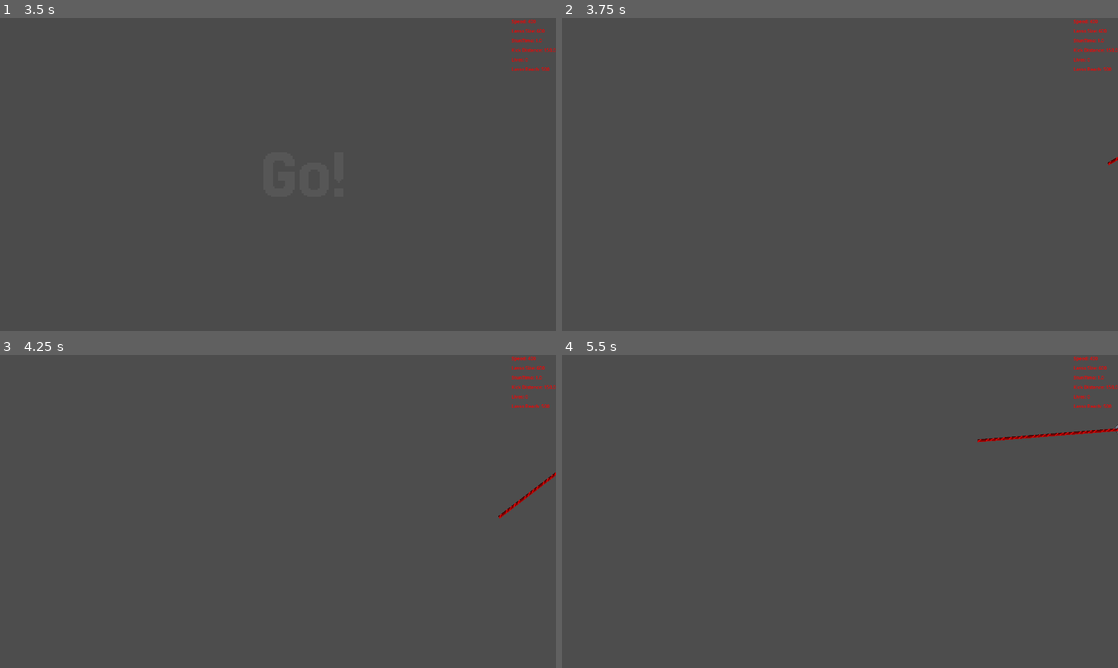
Above: before the commit, frames 1-4 (two rows, left to right).
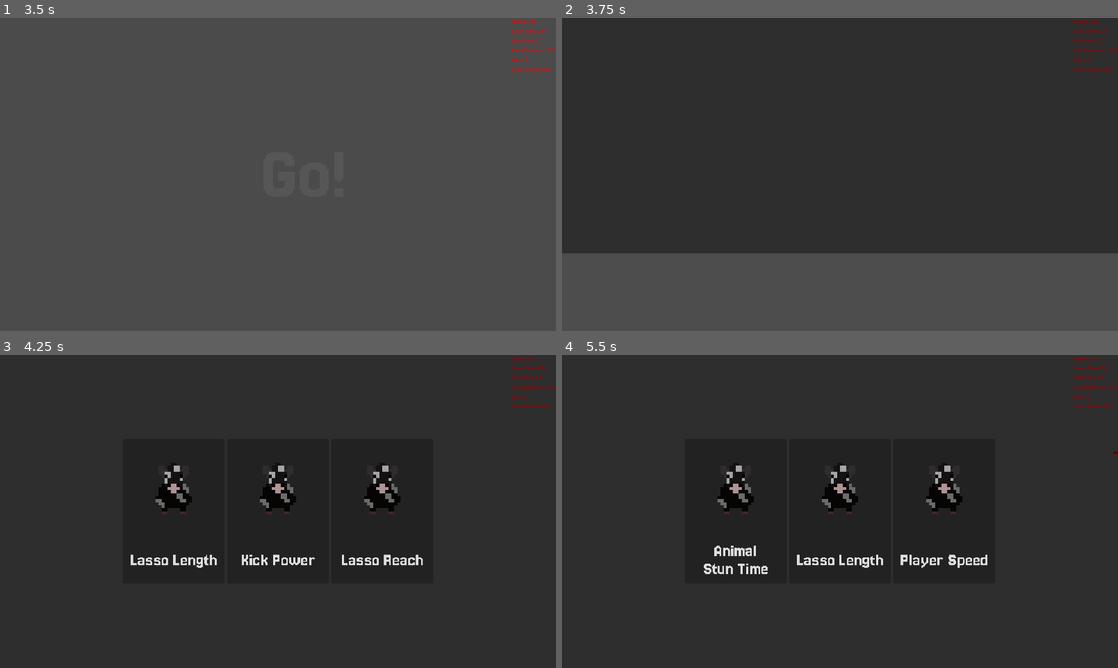
Above: after the commit, the same moments.

Repository: kinghos/GMTK-Game-Jam-2025
Game: Godot game, scene res://scenes/levels/base_level.tscn
Same seed, same stepped clock (60 frames per second), same inputs: the game is played once before the commit and once after it. This scene is started directly instead of the project's main scene.
Inputs (mouse positions are in pixels of both pictures, inside the frame that each line leads up to):
- Up to frame 1 (3.5 s): move the mouse to (400, 158) at 0.52 s; hold Right (Right) 0.53-1.28 s; hold Space (Kick) 0.53-1.28 s; click (400, 158) at 0.67 s; move the mouse to (166, 190) at 1.27 s; hold S (Down) 1.28-2.03 s; tap Space (Kick) at 1.35, 2.85 s; move the mouse to (333, 105) at 2.02 s; hold Right (Right) 2.03-2.78 s; hold Space (Kick) 2.03-2.78 s; move the mouse to (250, 237) at 2.77 s; hold Up (Up) from 2.78 s (still down); click (250, 237) at 2.92 s
- Up to frame 2 (3.75 s): move the mouse to (1006, 221) at 3.52 s; release Up (Up) at 3.53 s; hold Left (Left) from 3.53 s (still down); hold Space (Kick) from 3.53 s (still down)
- Up to frame 3 (4.25 s): keep holding Left (Left); keep holding Space (Kick)
- Up to frame 4 (5.5 s): release Left (Left) at 4.25 s; release Space (Kick) at 4.25 s; click (734, 511) at 4.25 s, where only the run after the commit has a clickable "Lasso Length"; move the mouse to (673, 464) at 5.02 s; hold Left (Left) from 5.03 s (still down); tap Space (Kick) at 5.1 s

Frame 1 is identical in both runs. In frame 2, 75% of the frame differs, in the area x 0-100%, y 0-76%; in frame 3, 100%, in the area x 0-100%, y 0-100%; in frame 4, 100%.

Commit message:
Level transition done

Diff:
--- a/scenes/Player.tscn
+++ b/scenes/Player.tscn
@@ -1,17 +1,17 @@
 [gd_scene load_steps=6 format=3 uid="uid://t3b5gcmdq0w2"]
 
 [ext_resource type="Script" uid="uid://b3fn543w2od6l" path="res://scenes/player.gd" id="1_p0vlq"]
-[ext_resource type="Texture2D" uid="uid://brj7y667qscpi" path="res://assets/graphics/misc/menu_arrow.png" id="2_v6fml"]
+[ext_resource type="Texture2D" uid="uid://cxwy30oynw0ag" path="res://assets/graphics/sprites/loopus.png" id="2_3li8b"]
 [ext_resource type="Script" uid="uid://b12hvo60xfyeq" path="res://scenes/camera_2d.gd" id="3_3li8b"]
 
 [sub_resource type="RectangleShape2D" id="RectangleShape2D_kyqiw"]
-size = Vector2(24, 28)
+size = Vector2(44, 58)
 
 [sub_resource type="SpriteFrames" id="SpriteFrames_gntrk"]
 animations = [{
 "frames": [{
 "duration": 1.0,
-"texture": ExtResource("2_v6fml")
+"texture": ExtResource("2_3li8b")
 }],
 "loop": true,
 "name": &"new_animation",
@@ -24,7 +24,7 @@
 script = ExtResource("1_p0vlq")
 
 [node name="CollisionShape2D" type="CollisionShape2D" parent="."]
-position = Vector2(-2, 0)
+position = Vector2(-2, 3)
 shape = SubResource("RectangleShape2D_kyqiw")
 
 [node name="AnimatedSprite2D" type="AnimatedSprite2D" parent="."]
--- a/scenes/level.gd
+++ b/scenes/level.gd
@@ -2,11 +2,23 @@
 
 @onready var game_ui: CanvasLayer = $GameUI
 @onready var start_countdown: CanvasLayer = $StartCountdown
+@export var next_level: String
 
 func _ready():
 	Globals.current_level = self
 	Globals.pause_menu = $PauseMenu
 
-
 func _on_button_pressed() -> void:
 	game_ui.trigger_powerups_menu()
+
+func _process(delta: float) -> void:
+	for pen: Pen in get_tree().get_nodes_in_group("Pens"):
+		if !pen.is_full():
+			return
+	change_to_next_level()
+
+func change_to_next_level():
+	game_ui.trigger_powerups_menu()
+
+func _on_game_ui_powerup_selected() -> void:
+	get_tree().change_scene_to_file(next_level)
--- a/scenes/levels/base_level.tscn
+++ b/scenes/levels/base_level.tscn
@@ -131,3 +131,5 @@
 [node name="GameTimer" type="Timer" parent="."]
 wait_time = 60.0
 one_shot = true
+
+[connection signal="powerup_selected" from="GameUI" to="." method="_on_game_ui_powerup_selected"]
--- a/scenes/levels/level_1.tscn
+++ b/scenes/levels/level_1.tscn
@@ -5,6 +5,7 @@
 [ext_resource type="PackedScene" uid="uid://cqbyf3duimude" path="res://scenes/animals/sheep.tscn" id="3_x42e6"]
 
 [node name="Level1" instance=ExtResource("1_ksju7")]
+next_level = "res://scenes/levels/level_2.tscn"
 
 [node name="Floor" parent="Tilemap" index="0"]
 tile_map_data = PackedByteArray("AAABAAEAAAAFAAAAAAABAAIAAAAEAAEAAAABAAMAAAAEAAEAAAABAAQAAAAEAAEAAAABAAUAAAAEAAEAAAABAA …(39856 unchanged characters)…
@@ -28,10 +29,10 @@
 position = Vector2(481, 538)
 
 [node name="Button" type="Button" parent="." index="7"]
-offset_left = 130.0
-offset_top = 134.0
-offset_right = 322.0
-offset_bottom = 165.0
+offset_left = -1098.0
+offset_top = -48.0
+offset_right = -906.0
+offset_bottom = -17.0
 text = "activate powerup menu"
 
 [node name="Pen" parent="Pens" index="0" instance=ExtResource("2_nsrm0")]
--- /dev/null
+++ b/scenes/levels/level_2.tscn
@@ -0,0 +1,5 @@
+[gd_scene load_steps=2 format=3 uid="uid://538kemwimv1m"]
+
+[ext_resource type="PackedScene" uid="uid://dow5jdyygni3s" path="res://scenes/levels/base_level.tscn" id="1_j2425"]
+
+[node name="Level" instance=ExtResource("1_j2425")]
--- a/scenes/ui/game_ui.gd
+++ b/scenes/ui/game_ui.gd
@@ -3,6 +3,8 @@
 @onready var powerups: Control = $Powerups
 @onready var animation_player: AnimationPlayer = $AnimationPlayer
 @onready var powerup_options: HBoxContainer = $Powerups/ColorRect/PowerupOptions
+
+signal powerup_selected
 
 func _ready() -> void:
 	powerups.hide()
@@ -25,6 +27,7 @@
 	await animation_player.animation_finished
 	powerups.hide()
 	get_tree().paused = false
+	powerup_selected.emit()
 
 func _on_option_pressed(option: String) -> void:
 	print("Option ", option, " pressed")
